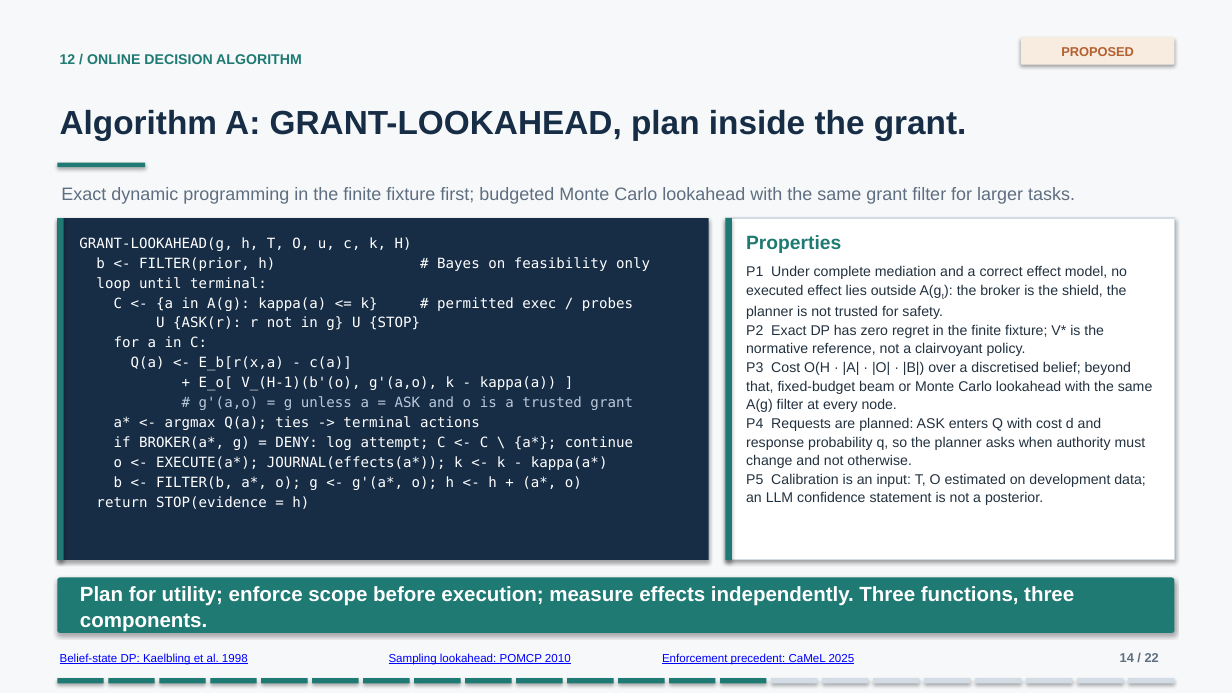
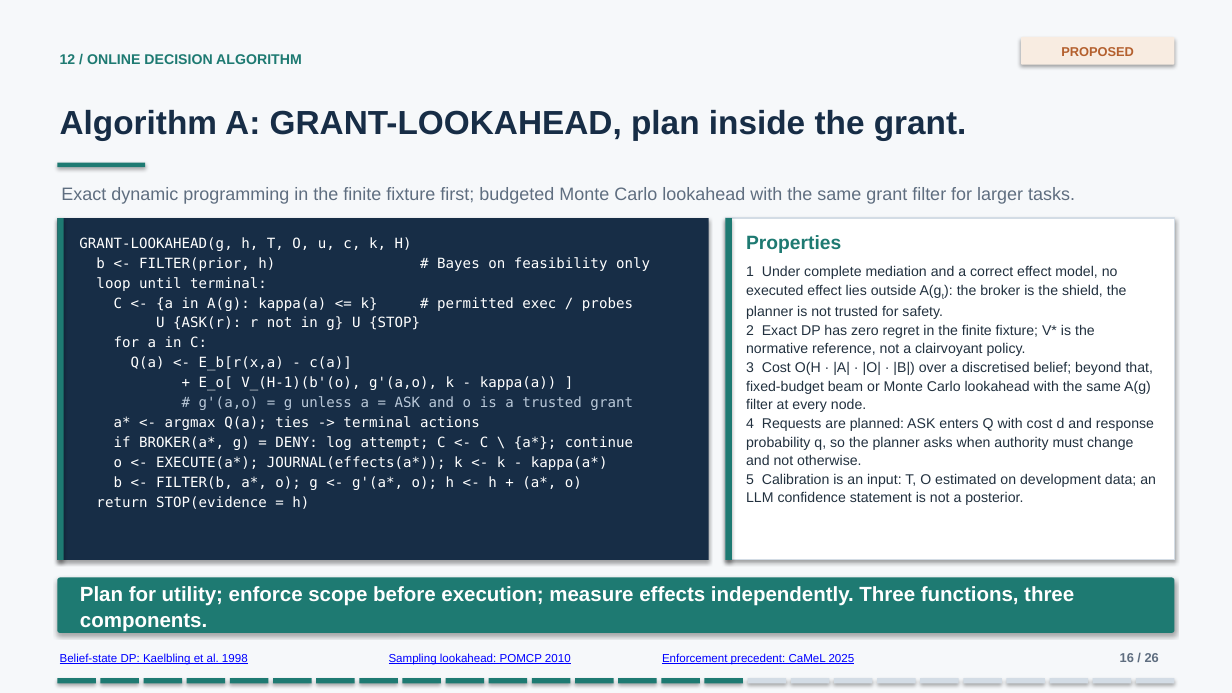
Before and after one commit to lijiawei20161002/containment-extension, a slide deck: slide 16 of slides/containment-decision-story/containment-decision-story.pptx (slide 14 before the commit). Drawn at 1232x693 pixels with LibreOffice and Linux fonts; fonts in the diff are those of the drawing. Boxes give left, top, right and bottom in pixels: in the first picture for what was removed or moved away, otherwise in the second. Text is boxed around its words. In the diff, an @@ line names an element or a change of style, - is before the commit and + after.

```diff
--- a/slides/containment-decision-story/containment-decision-story.pptx
+++ b/slides/containment-decision-story/containment-decision-story.pptx
@@ text at [746,265,1156,505]: text changed @@
-P1 Under complete mediation and a correct effect model, no executed effect lies outside A(gt): the broker is the shield, the planner is not trusted for safety.
-P2 Exact DP has zero regret in the finite fixture; V* is the normative reference, not a clairvoyant policy.
-P3 Cost O(H · |A| · |O| · |B|) over a discretised belief; beyond that, fixed-budget beam or Monte Carlo lookahead with the same A(g) filter at every node.
-P4 Requests are planned: ASK enters Q with cost d and response probability q, so the planner asks when authority must change and not otherwise.
-P5 Calibration is an input: T, O estimated on development data; an LLM confidence statement is not a posterior.
+1 Under complete mediation and a correct effect model, no executed effect lies outside A(gt): the broker is the shield, the planner is not trusted for safety.
+2 Exact DP has zero regret in the finite fixture; V* is the normative reference, not a clairvoyant policy.
+3 Cost O(H · |A| · |O| · |B|) over a discretised belief; beyond that, fixed-budget beam or Monte Carlo lookahead with the same A(g) filter at every node.
+4 Requests are planned: ASK enters Q with cost d and response probability q, so the planner asks when authority must change and not otherwise.
+5 Calibration is an input: T, O estimated on development data; an LLM confidence statement is not a posterior.
@@ text at [1120,653,1159,662]: text changed @@
-14 / 22
+16 / 26
@@ rectangle: place and size @@
-rectangle at [57,678,104,684]
+rectangle at [57,678,96,684]
@@ rectangle: place and size @@
-rectangle at [108,678,154,684]
+rectangle at [101,678,140,684]
@@ rectangle: place and size @@
-rectangle at [159,678,205,684]
+rectangle at [143,678,182,684]
@@ rectangle added at [187,678,226,684], fill #1E7A72 @@
@@ rectangle: place and size @@
-rectangle at [211,678,257,684]
+rectangle at [230,678,269,684]
@@ rectangle: place and size @@
-rectangle at [262,678,308,684]
+rectangle at [273,678,311,684]
@@ rectangle: place and size @@
-rectangle at [312,678,359,684]
+rectangle at [316,678,355,684]
@@ rectangle: place and size @@
-rectangle at [363,678,409,684]
+rectangle at [360,678,398,684]
@@ rectangle: place and size @@
-rectangle at [414,678,460,684]
+rectangle at [403,678,442,684]
@@ rectangle added at [445,678,484,684], fill #1E7A72 @@
@@ rectangle: place and size @@
-rectangle at [465,678,511,684]
+rectangle at [489,678,528,684]
@@ rectangle: place and size @@
-rectangle at [517,678,563,684]
+rectangle at [532,678,571,684]
@@ rectangle: place and size @@
-rectangle at [567,678,614,684]
+rectangle at [575,678,614,684]
@@ rectangle: place and size @@
-rectangle at [618,678,665,684]
+rectangle at [618,678,657,684]
@@ rectangle: place and size @@
-rectangle at [669,678,715,684]
+rectangle at [662,678,701,684]
@@ rectangle: place and size @@
-rectangle at [720,678,766,684]
+rectangle at [704,678,743,684]
@@ rectangle added at [748,678,787,684], fill #D3DCE5 @@
@@ rectangle: place and size @@
-rectangle at [772,678,818,684]
+rectangle at [791,678,830,684]
@@ rectangle: place and size @@
-rectangle at [823,678,869,684]
+rectangle at [834,678,872,684]
@@ rectangle: place and size @@
-rectangle at [873,678,920,684]
+rectangle at [877,678,916,684]
@@ rectangle: place and size @@
-rectangle at [924,678,970,684]
+rectangle at [921,678,959,684]
@@ rectangle: place and size @@
-rectangle at [975,678,1021,684]
+rectangle at [964,678,1003,684]
@@ rectangle added at [1006,678,1045,684], fill #D3DCE5 @@
@@ rectangle: place and size @@
-rectangle at [1026,678,1072,684]
+rectangle at [1050,678,1089,684]
@@ rectangle: place and size @@
-rectangle at [1078,678,1124,684]
+rectangle at [1093,678,1132,684]
@@ rectangle: place and size @@
-rectangle at [1128,678,1175,684]
+rectangle at [1136,678,1175,684]
```
Also in this commit, not shown: 20 other slides changed, 5 slides added, 1 slide removed, 53 other files.
